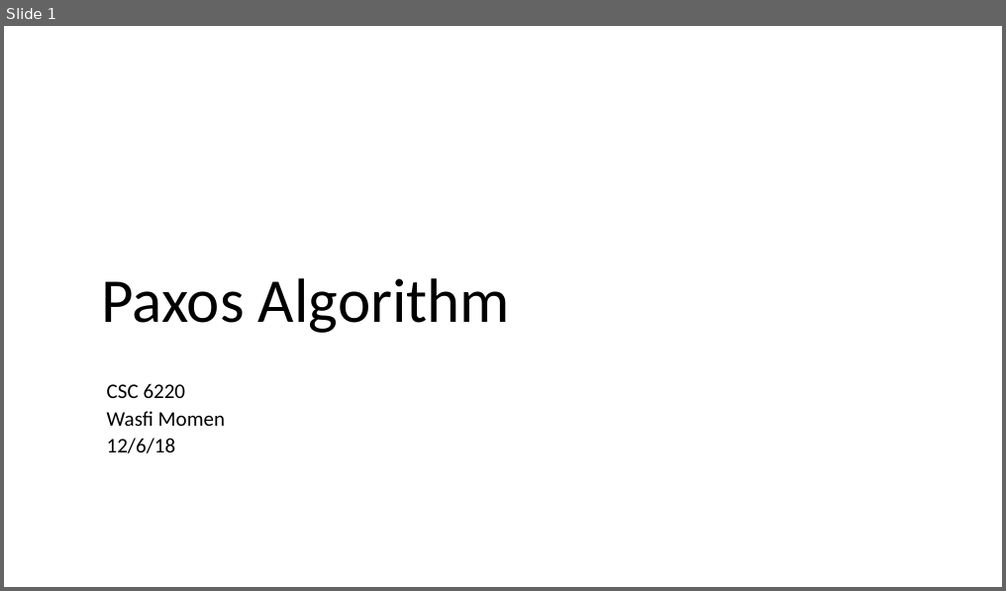
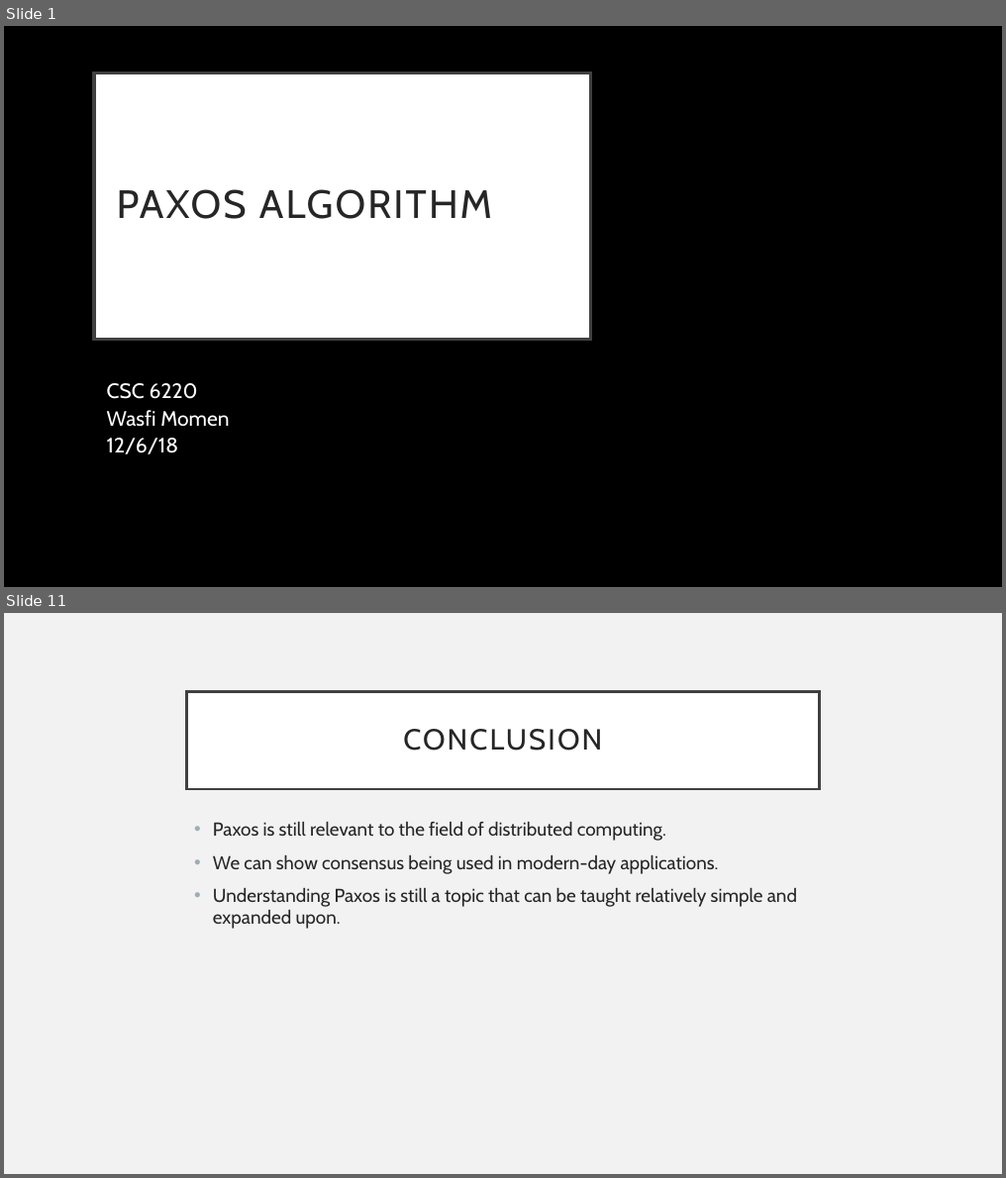
Before and after one commit to CodeFluent/Notes, a slide deck: CS-6220/hw/Grad_Project/Paxos Algorithm.pptx. Shown one above the other, each under a label of ours: slide 1 before the commit, slides 1 and 11 after it; the slides between them are not shown. The pictures are 1006x591 and 1006x1178 pixels, drawn with LibreOffice and Linux fonts; fonts in the diff are those of the drawing. Boxes give left, top, right and bottom in pixels: in the first picture for what was removed or moved away, otherwise in the second. Text is boxed around its words. In the diff, an @@ line names an element or a change of style, - is before the commit and + after.

```diff
--- a/CS-6220/hw/Grad_Project/Paxos Algorithm.pptx
+++ b/CS-6220/hw/Grad_Project/Paxos Algorithm.pptx
@@ slide 11 added at [4,613,1002,1174], background #F2F2F2 @@
@@ title added at [187,691,819,789], fill #FFFFFF, outline #404040 2.5 pt, 28 pt, text #262626 @@
+CONCLUSION
@@ text added at [213,822,797,929], 18 pt, text #262626 @@
+• Paxos is still relevant to the field of distributed computing.
+• We can show consensus being used in modern-day applications.
+• Understanding Paxos is still a topic that can be taught relatively simple and expanded upon.
@@ slide 1 changed as well @@
@@ background #FFFFFF to #000000 @@
@@ title "PAXOS ALGORITHM": place and size @@
-title "PAXOS ALGORITHM" at [102,278,510,333]
+title "PAXOS ALGORITHM" at [94,74,591,340]
@@ title "PAXOS ALGORITHM" at [94,74,591,340]: vertical alignment bottom to middle; fill none to #FFFFFF; outline none to #404040 3 pt @@
@@ title at [117,189,492,219]: text changed; size 60 to 38 pt; font Calibri to Cabin; text colour #000000 to #262626 @@
-Paxos Algorithm
+PAXOS ALGORITHM
@@ subtitle "CSC 6220" at [107,383,229,455]: font Calibri to Cabin, text colour #000000 to #FFFFFF @@
```
Also in this commit, not shown: 1 other slide changed, 9 other slides added, 14 slides removed, 16 other files.
